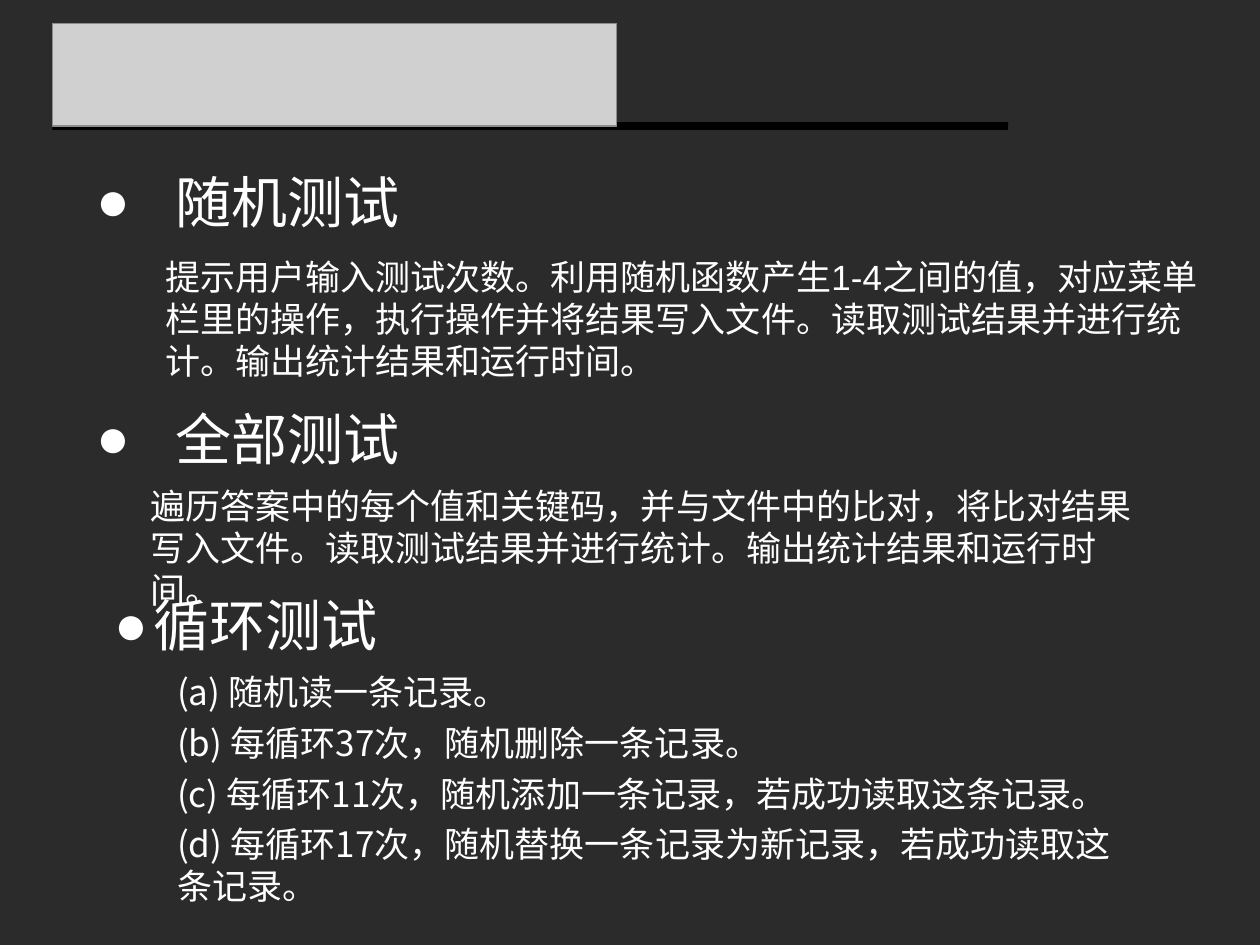
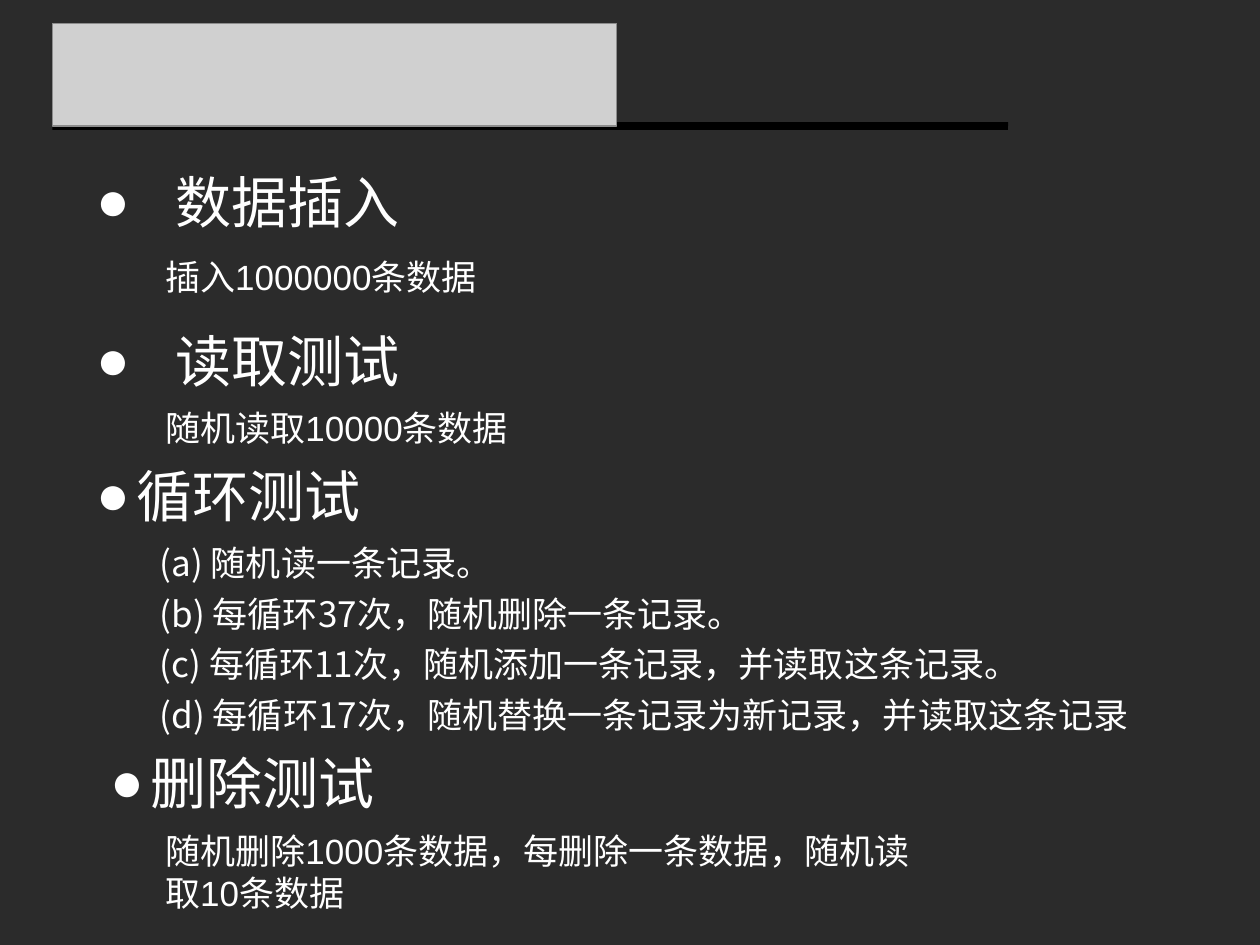
Before and after one commit to Ivanyinfan/Database-2017.7.22, a slide deck: slide 11 of Document/模拟数据库.ppt (slide 12 before the commit). Drawn at 1260x945 pixels with LibreOffice and Linux fonts; fonts in the diff are those of the drawing; grey boxes stand for pictures; background and template pictures are left out; a plain dark background stands for a picture behind light text. Boxes give left, top, right and bottom in pixels: in the first picture for what was removed or moved away, otherwise in the second. Text is boxed around its words. In the diff, an @@ line names an element or a change of style, - is before the commit and + after.

```diff
--- a/Document/模拟数据库.ppt
+++ b/Document/模拟数据库.ppt
@@ text at (x1=175, y1=176, x2=399, y2=228): text changed @@
-● 随机测试
+● 数据插入
@@ text removed at (x1=165, y1=260, x2=1197, y2=377) @@
-提示用户输入测试次数。利用随机函数产生1-4之间的值，对应菜单栏里的操作，执行操作并将结果写入文件。读取测试结果并进行统计。输出统计结果和运行时间。
@@ text added at (x1=165, y1=260, x2=477, y2=293), 20 pt, text #FFFFFF @@
+插入1000000条数据
@@ text at (x1=175, y1=335, x2=399, y2=387): text changed @@
-● 全部测试
+● 读取测试
@@ text added at (x1=165, y1=411, x2=508, y2=444), 20 pt, text #FFFFFF @@
+随机读取10000条数据
@@ text "循环测试" rewrapped from (x1=154, y1=590, x2=378, y2=651) to (x1=136, y1=470, x2=360, y2=522) @@
@@ text removed at (x1=150, y1=489, x2=1132, y2=564) @@
-遍历答案中的每个值和关键码，并与文件中的比对，将比对结果写入文件。读取测试结果并进行统计。输出统计结果和运行时间。
@@ text "(a) 随机读一条记录。" moved from (x1=177, y1=675, x2=1110, y2=902) to (x1=160, y1=546, x2=1128, y2=735) @@
@@ text at (x1=160, y1=647, x2=1128, y2=735): text changed @@
-  (c) 每循环11次，随机添加一条记录，若成功读取这条记录。
-  (d) 每循环17次，随机替换一条记录为新记录，若成功读取这条记录。
+  (c) 每循环11次，随机添加一条记录，并读取这条记录。
+  (d) 每循环17次，随机替换一条记录为新记录，并读取这条记录
@@ text added at (x1=150, y1=756, x2=374, y2=809), 32 pt, text #FFFFFF @@
+● 删除测试
@@ text added at (x1=165, y1=834, x2=909, y2=909), 20 pt, text #FFFFFF @@
+随机删除1000条数据，每删除一条数据，随机读取10条数据
```
Also in this commit, not shown: 4 other slides changed, 6 slides added, 8 slides removed, 2 other files.
